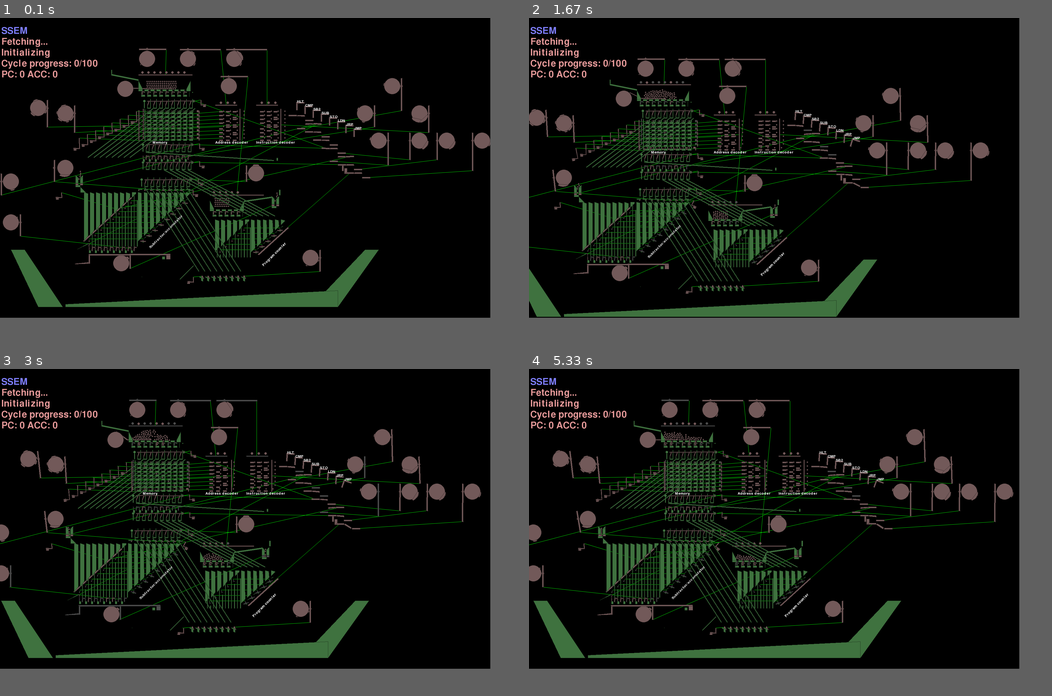
Above: before the commit, frames 1-4 (two rows, left to right).
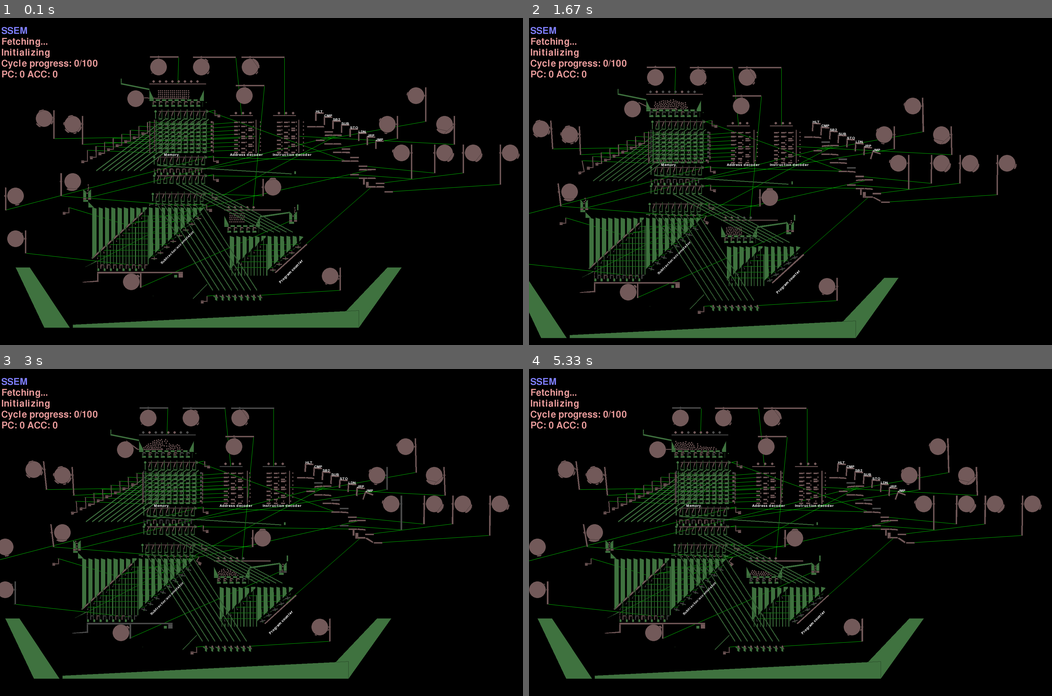
Above: after the commit, the same moments.

Repository: jmacarthur/box2d-ssem
Game: pygame game, started from main.py
The game is run twice, just before and just after one commit, with the same random seed, the same clock (stepped at 60 frames per second) and the same inputs.
Inputs (mouse positions are in pixels of both pictures, inside the frame that each line leads up to):
- Up to frame 1 (0.1 s): no input
- Up to frame 2 (1.67 s): hold Right 0.33-0.8 s; move the mouse to (769, 194) at 0.37 s; hold Up 0.83-1.13 s; tap Space at 0.9, 1.23, 1.53 s; hold Right 1.17-1.63 s
- Up to frame 3 (3 s): click "Address decoder" at 1.72 s; hold Left 2-2.53 s; tap Space at 2.07, 2.37, 2.63, 2.97 s; hold Down 2.57-2.87 s; hold Left from 2.9 s (still down)
- Up to frame 4 (5.33 s): tap Space at 3.27, 3.4, 3.8, 4.1, 4.47, 4.87, 5.17 s; release Left at 3.3 s; hold Up 3.33-3.7 s; hold Right 3.73-4.37 s; hold Down 4.4-4.77 s; hold Left 4.8-5.27 s; hold Right from 5.3 s (still down)
In our replay, the window is 1800x1100 before the commit and 1920x1200 after it. These sizes can differ from the game's own. Grey fills any space a smaller window leaves; there, only what the larger window draws over its background counts as a difference.

The runs differ from the first frame. In frame 1, 22% of the frame differs, in the area x 0-100%, y 9-95%; in frame 2, 22%; in frame 3, 22%; in frame 4, 22%.

Commit message:
Increase screen size to 1920x1200 and increase zoom slightly

Diff:
--- a/backends/modified_pygame_framework.py
+++ b/backends/modified_pygame_framework.py
@@ -133,7 +133,7 @@
     def __reset(self):
         super(ModifiedPygameFramework, self).__init__()
         self._fontSize = 50
-        self._viewZoom = 1
+        self._viewZoom = 1.05
         self._viewCenter = (100,0)
 
     def __init__(self):
@@ -150,7 +150,7 @@
         pygame.display.set_caption(caption)
 
         # Screen and debug draw
-        self.screen = pygame.display.set_mode((1800,1100))
+        self.screen = pygame.display.set_mode((1920,1200))
         self.screenSize = b2Vec2(*self.screen.get_size())
 
         self.renderer = ModifiedPygameDraw(surface=self.screen, test=self)
